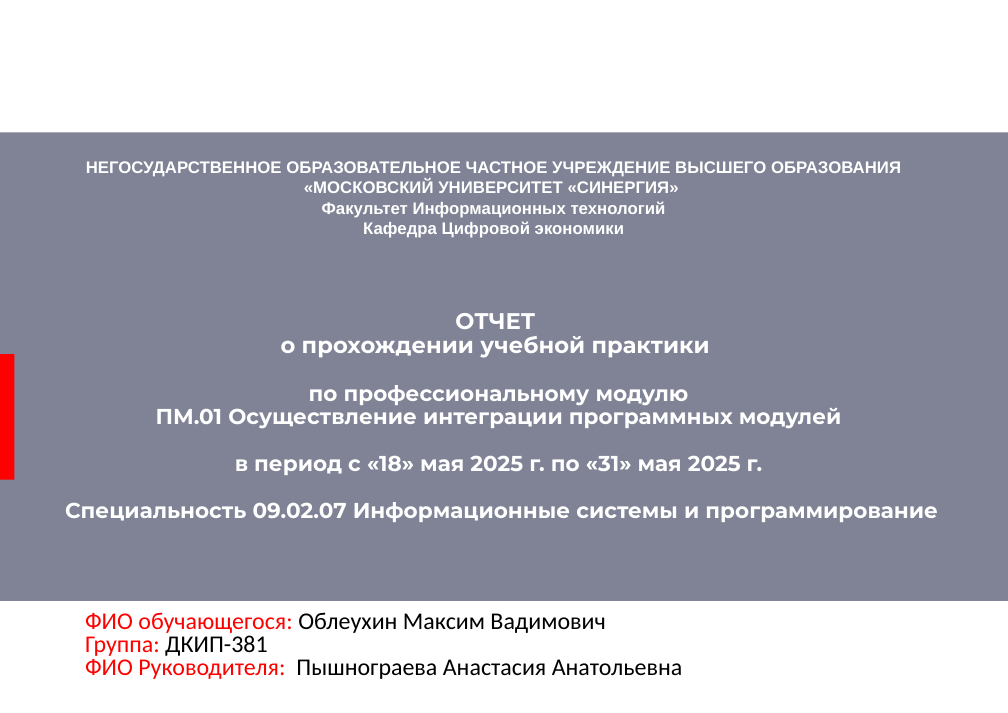
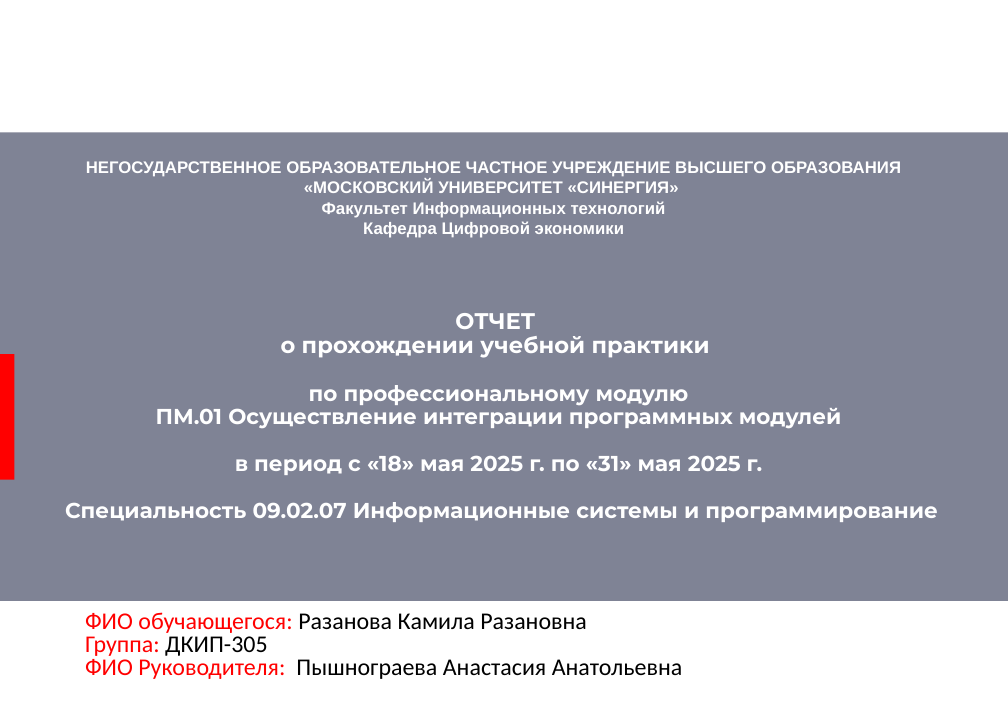
Before and after one commit to erzat-alim/Labs, a slide deck: slide 1 of zkami/1/Отчетная презентация.pptx. Drawn at 1008x713 pixels with LibreOffice and Linux fonts; fonts in the diff are those of the drawing; background and template pictures are left out. Boxes give left, top, right and bottom in pixels: in the first picture for what was removed or moved away, otherwise in the second. Text is boxed around its words. In the diff, an @@ line names an element or a change of style, - is before the commit and + after.

```diff
--- a/zkami/1/Отчетная презентация.pptx
+++ b/zkami/1/Отчетная презентация.pptx
@@ text at (85, 612, 587, 656): text changed @@
-ФИО обучающегося: Облеухин Максим Вадимович
-Группа: ДКИП-381
+ФИО обучающегося: Разанова Камила Разановна
+Группа: ДКИП-305
```
Also in this commit, not shown: 11 other slides changed, 55 other files.
